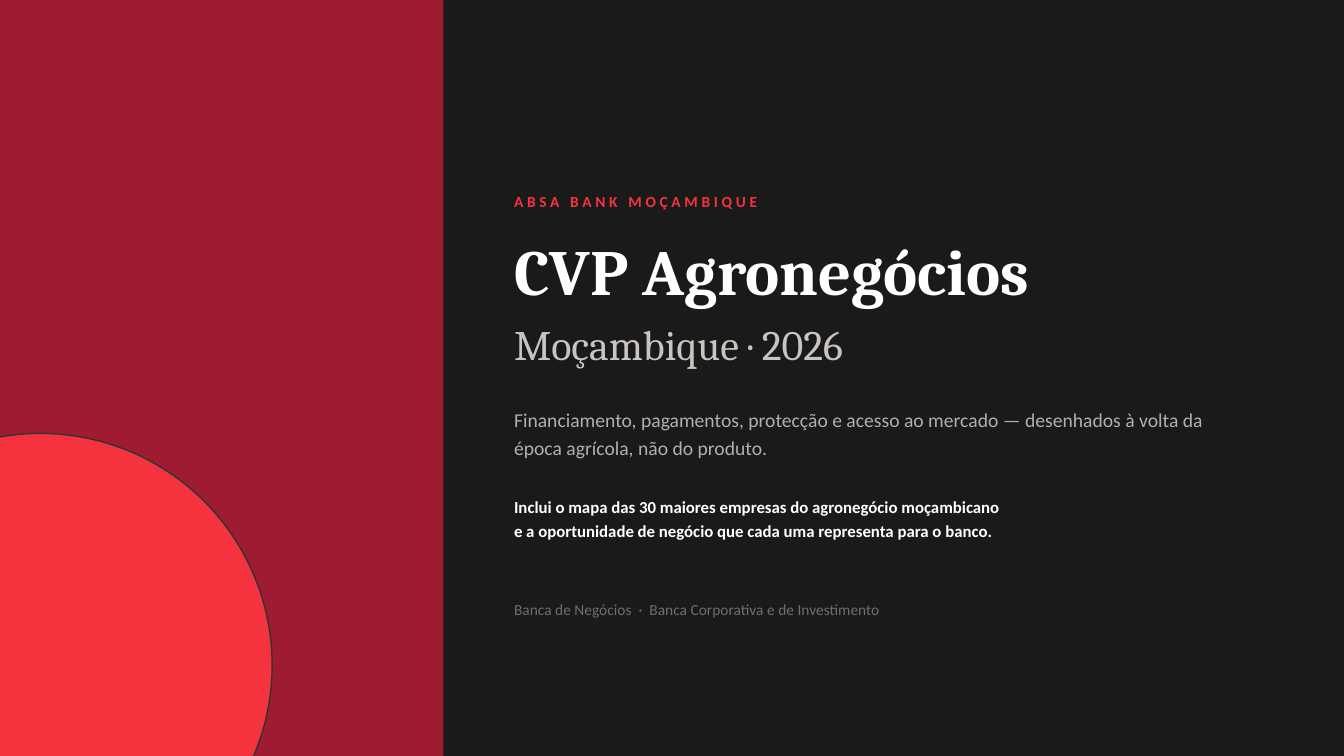
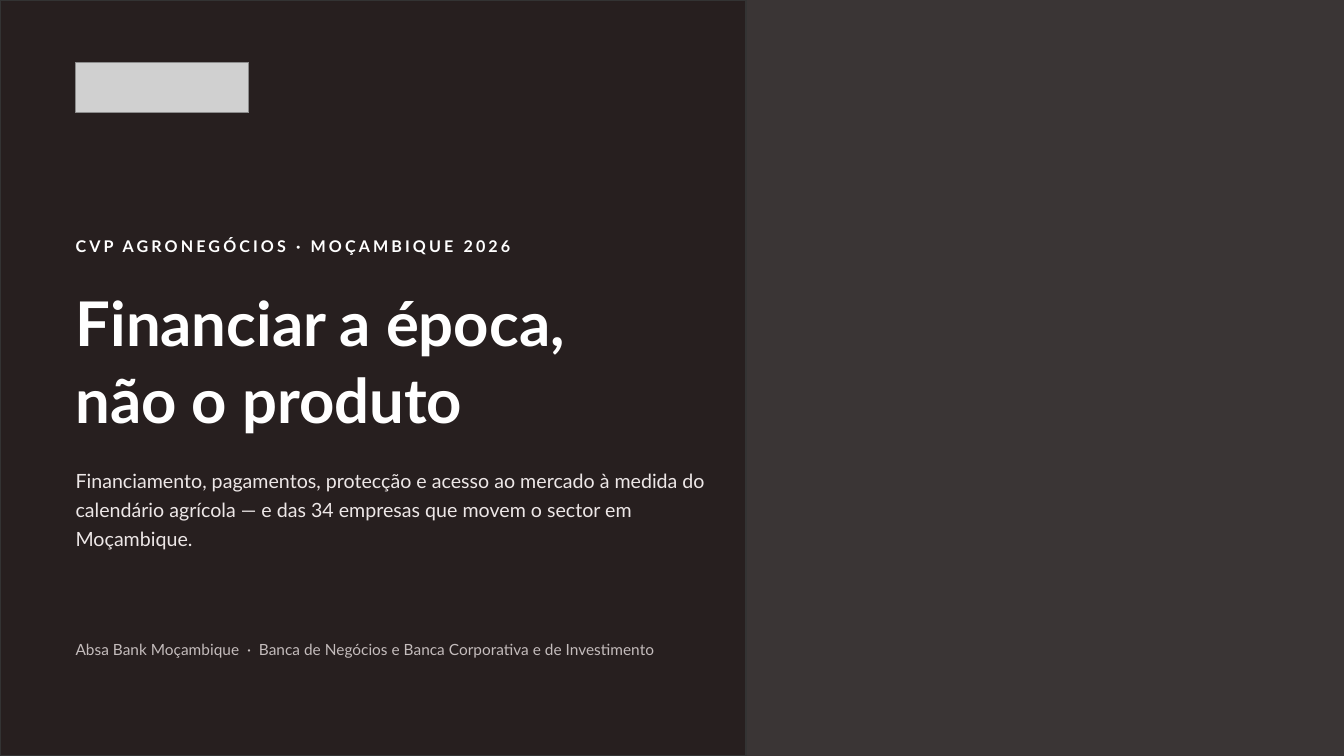
Before and after one commit to timoteomirolejr-hue/momo, a slide deck: slide 1 of cvp-agronegocios/CVP_Agronegocios_Absa_Mocambique_2026.pptx. Drawn at 1344x756 pixels with LibreOffice and Linux fonts; fonts in the diff are those of the drawing; grey boxes stand for pictures; background and template pictures are left out. Boxes give left, top, right and bottom in pixels: in the first picture for what was removed or moved away, otherwise in the second. Text is boxed around its words. In the diff, an @@ line names an element or a change of style, - is before the commit and + after.

```diff
--- a/cvp-agronegocios/CVP_Agronegocios_Absa_Mocambique_2026.pptx
+++ b/cvp-agronegocios/CVP_Agronegocios_Absa_Mocambique_2026.pptx
@@ background #1A1A1A to picture (left out) @@
@@ rectangle: place and size @@
-rectangle at box(0, 0, 444, 756)
+rectangle at box(0, 0, 746, 756)
@@ rectangle at box(0, 0, 746, 756): fill #9E1B32 to #1A1010 at 58% opacity; outline none to #333333 1 pt @@
@@ picture added at box(76, 63, 249, 113) @@
@@ text removed at box(514, 197, 757, 210) @@
-ABSA BANK MOÇAMBIQUE
@@ text at box(76, 237, 511, 255): text changed; size 46 to 11.5 pt; font Cambria to Lato @@
-CVP Agronegócios
+CVP AGRONEGÓCIOS · MOÇAMBIQUE 2026
@@ text added at box(76, 300, 565, 434), 44 pt, text #FFFFFF, bold @@
+Financiar a época,
+não o produto
@@ text removed at box(514, 331, 843, 369) @@
-Moçambique · 2026
@@ ellipse removed at box(0, 434, 272, 756) @@
@@ text at box(76, 473, 704, 550): text changed; font Calibri to Lato; text colour #B4AFAB to #EDE7E7 @@
-Financiamento, pagamentos, protecção e acesso ao mercado — desenhados à volta da época agrícola, não do produto.
+Financiamento, pagamentos, protecção e acesso ao mercado à medida do calendário agrícola — e das 34 empresas que movem o sector em Moçambique.
@@ text removed at box(514, 501, 999, 540) @@
-Inclui o mapa das 30 maiores empresas do agronegócio moçambicano
-e a oportunidade de negócio que cada uma representa para o banco.
@@ text at box(76, 643, 654, 658): text changed; font Calibri to Lato; text colour #6E6E6E to #C4BCBC @@
-Banca de Negócios · Banca Corporativa e de Investimento
+Absa Bank Moçambique · Banca de Negócios e Banca Corporativa e de Investimento
```
Also in this commit, not shown: 16 other slides changed, 5 slides added, 2 slides removed, 3 other files.
